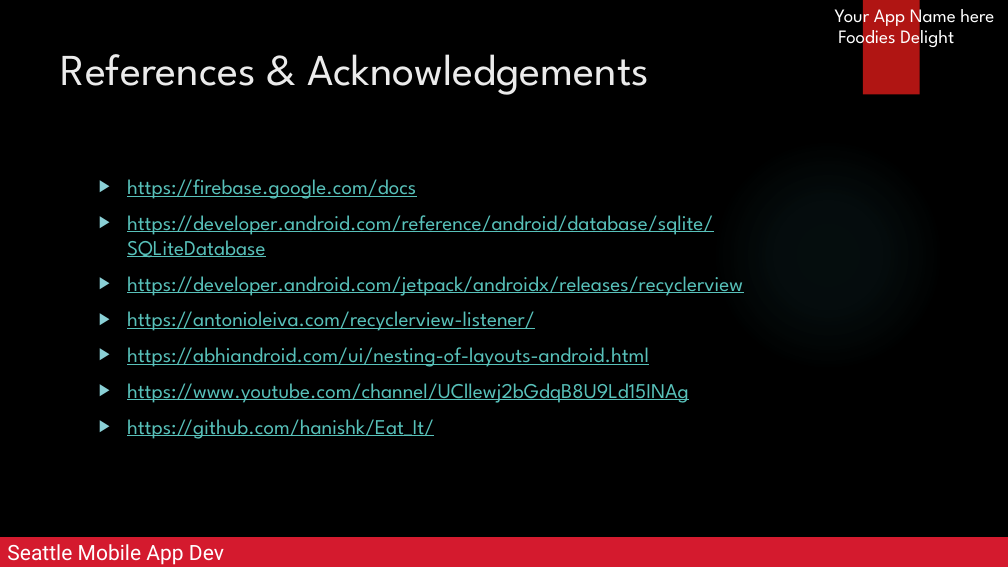
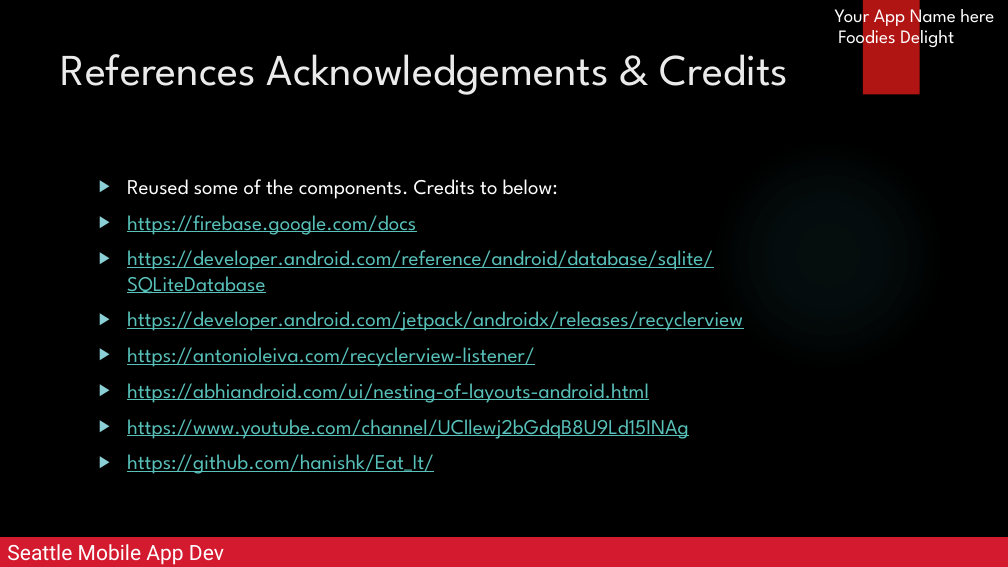
Before and after one commit to amrutabpathak/Mobile_App_FoodiesDelight, a slide deck: slide 19 of resources/FoodiesDelight.pptx. Drawn at 1008x567 pixels with LibreOffice and Linux fonts; fonts in the diff are those of the drawing; background and template pictures are left out. Boxes give left, top, right and bottom in pixels: in the first picture for what was removed or moved away, otherwise in the second. Text is boxed around its words. In the diff, an @@ line names an element or a change of style, - is before the commit and + after.

Commit message:
Reupload

```diff
--- a/resources/FoodiesDelight.pptx
+++ b/resources/FoodiesDelight.pptx
@@ title at bbox=[61, 54, 788, 95]: text changed @@
-References & Acknowledgements
+References Acknowledgements & Credits
@@ text at bbox=[127, 179, 558, 199]: paragraph added @@
+▶ Reused some of the components. Credits to below:
```
